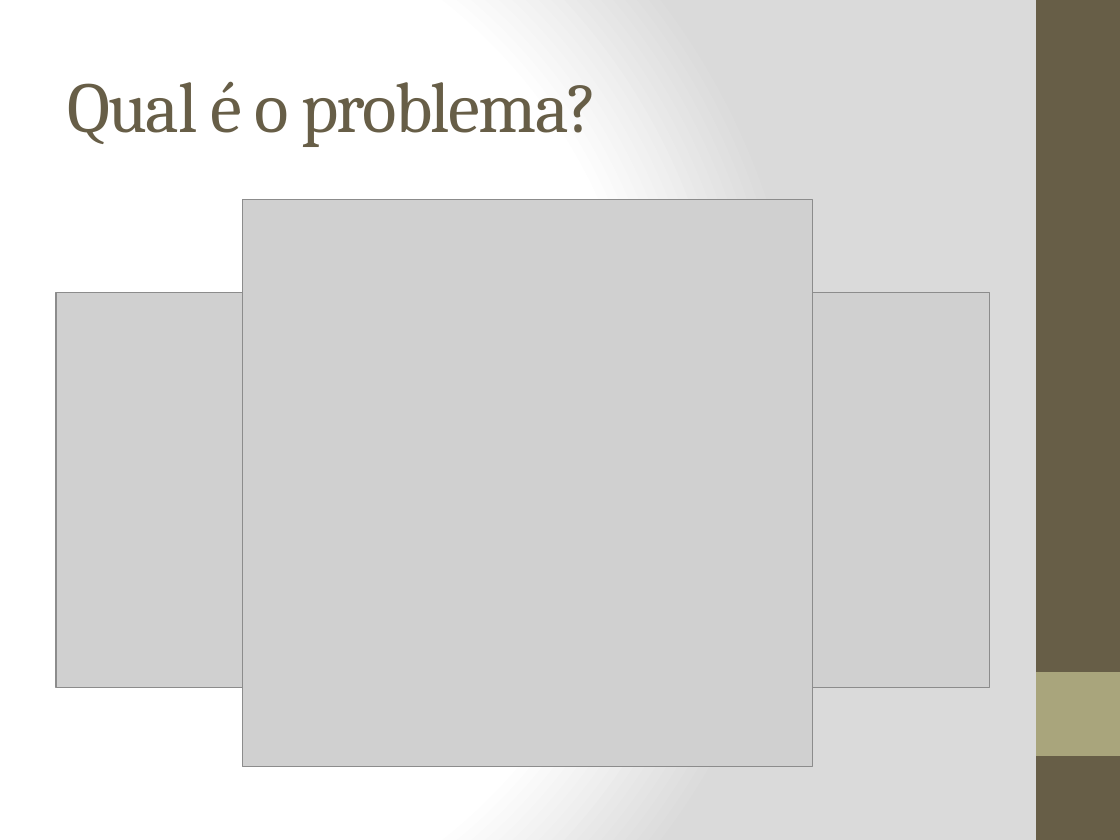
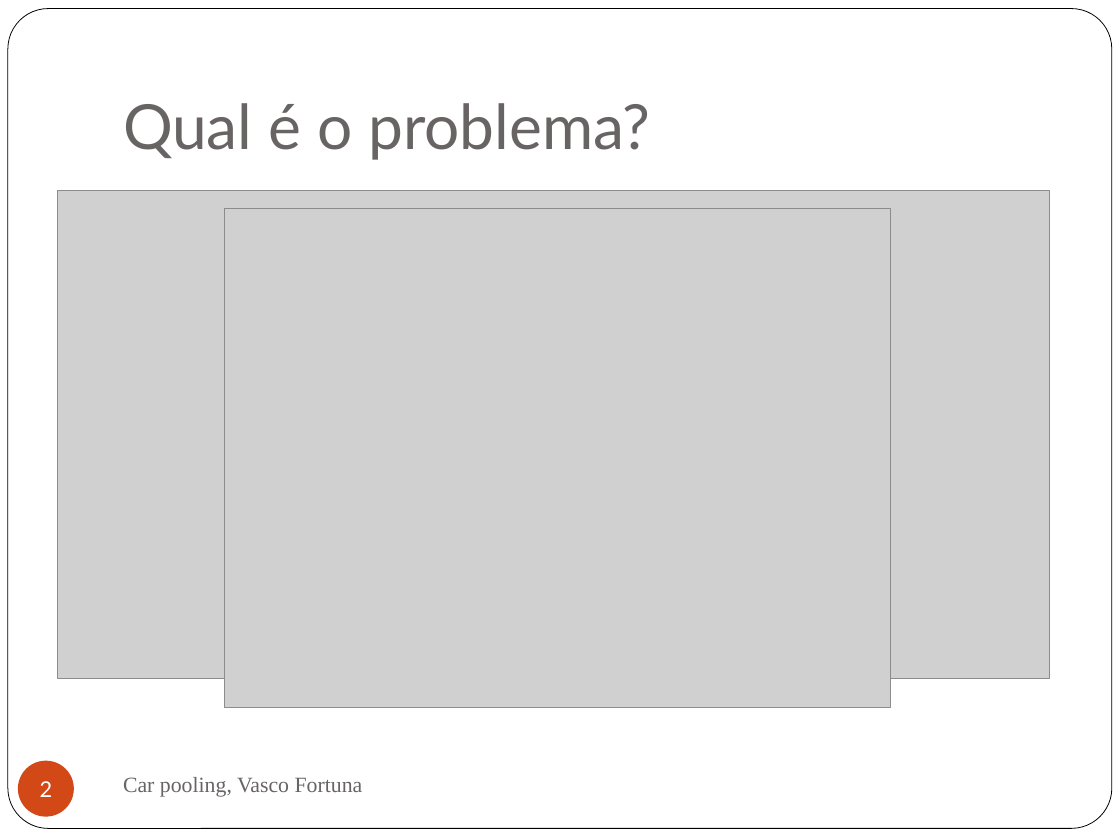
Before and after one commit to Vascomfortuna/Projeto-EI, a slide deck: slide 2 of Apresentação.pptx. Drawn at 1120x840 pixels with LibreOffice and Linux fonts; fonts in the diff are those of the drawing; grey boxes stand for pictures. Boxes give left, top, right and bottom in pixels: in the first picture for what was removed or moved away, otherwise in the second. Text is boxed around its words. In the diff, an @@ line names an element or a change of style, - is before the commit and + after.

```diff
--- a/Apresentação.pptx
+++ b/Apresentação.pptx
@@ background gradient #FFFFFF to #DADADA to #FFFFFF @@
@@ rounded rectangle added at bbox=[8, 9, 1112, 829], fill #FFFFFF, outline #000000 0.5 pt @@
@@ rectangle removed at bbox=[1036, 0, 1120, 840] @@
@@ title "Qual é o problema?": place and size @@
-title "Qual é o problema?" at bbox=[67, 81, 597, 147]
+title "Qual é o problema?" at bbox=[123, 103, 650, 160]
@@ title "Qual é o problema?" at bbox=[123, 103, 650, 160]: size 46 to 40 pt, font Cambria to Lato, text colour #675E47 to #696464, letter spacing -1 to 0 pt; vertical alignment middle to bottom @@
@@ picture: place and size @@
-picture at bbox=[56, 292, 989, 687]
+picture at bbox=[57, 190, 1049, 678]
@@ picture: place and size @@
-picture at bbox=[243, 199, 813, 767]
+picture at bbox=[225, 208, 892, 707]
@@ rectangle removed at bbox=[1036, 672, 1120, 756] @@
@@ page number added at bbox=[18, 760, 74, 816], fill #D34817, 14 pt, text #FFFFFF @@
+2
@@ text added at bbox=[123, 777, 363, 797], 14 pt, text #696464 @@
+Car pooling, Vasco Fortuna
```
Also in this commit, not shown: 7 other slides changed, 4 slides added, 6 slides removed, 22 other files.
